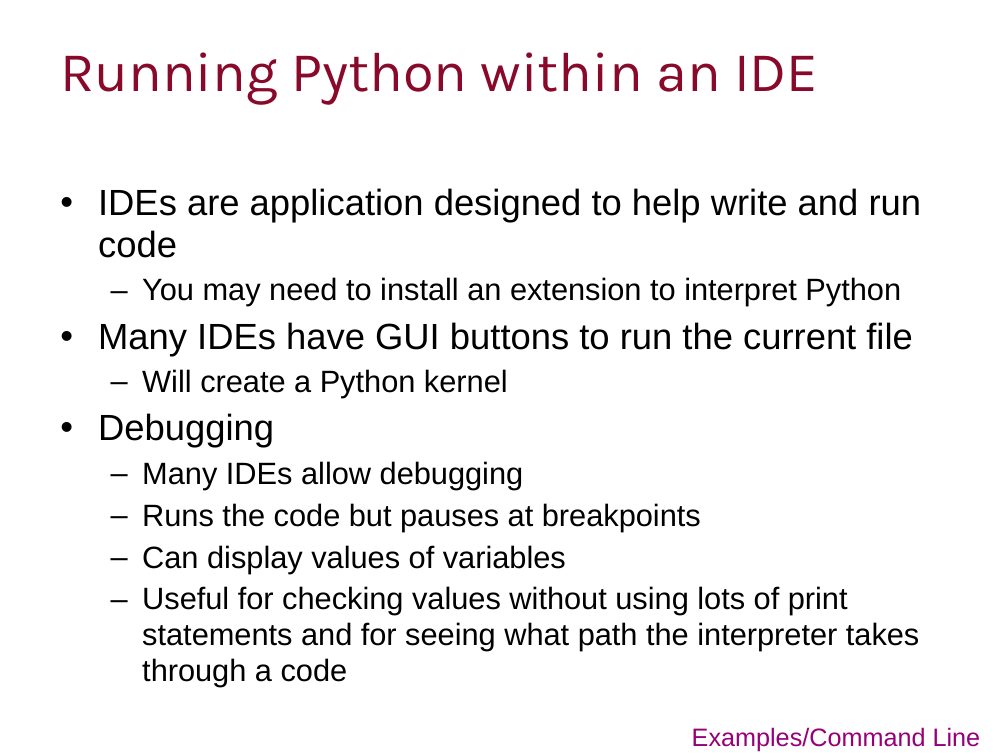
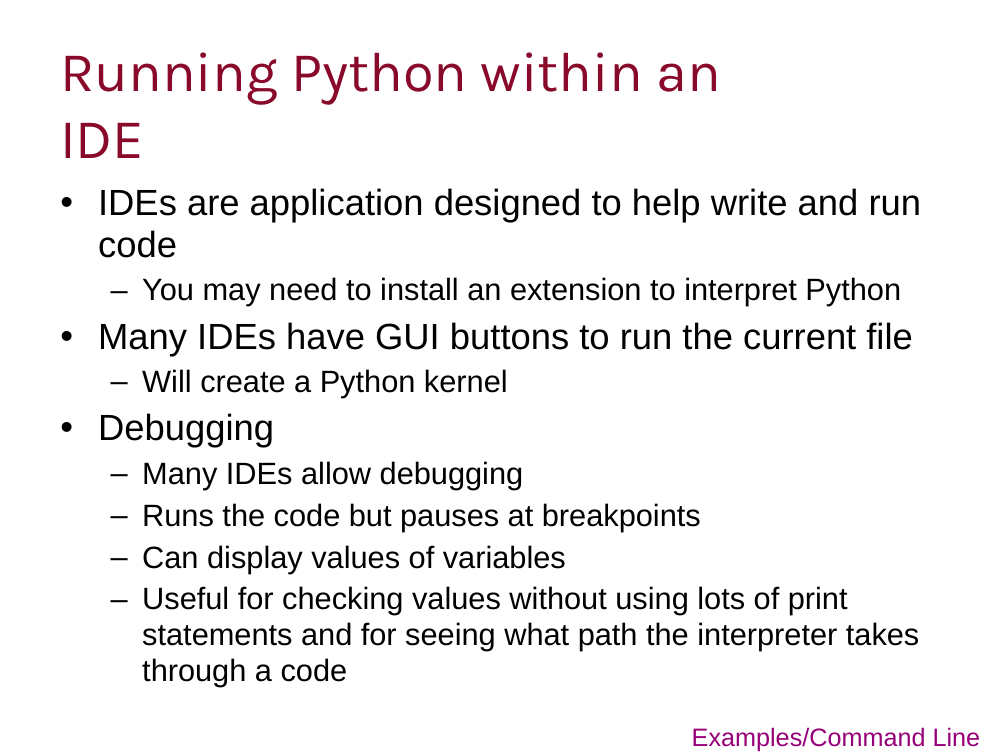
Before and after one commit to ImperialCollegeLondon/RCDS-managing-and-running-python-effectively, a slide deck: slide 22 of Managing and Running Python Effectively.pptx. Drawn at 1008x756 pixels with LibreOffice and Linux fonts; fonts in the diff are those of the drawing; background and template pictures are left out. Boxes give left, top, right and bottom in pixels: in the first picture for what was removed or moved away, otherwise in the second. Text is boxed around its words. In the diff, an @@ line names an element or a change of style, - is before the commit and + after.

```diff
--- a/Managing and Running Python Effectively.pptx
+++ b/Managing and Running Python Effectively.pptx
@@ title "Running Python within an IDE" rewrapped from (60,52,818,105) to (60,52,721,158) @@
```
Also in this commit, not shown: 3 other slides changed, 1 other file.
